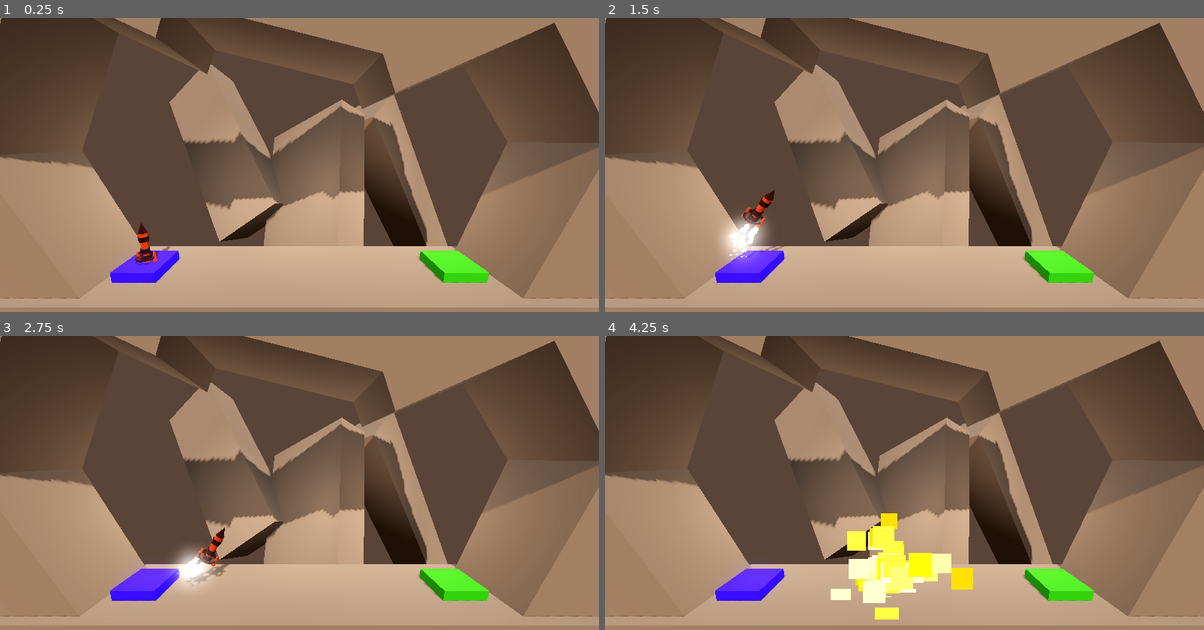
Above: before the commit, frames 1-4 (two rows, left to right).
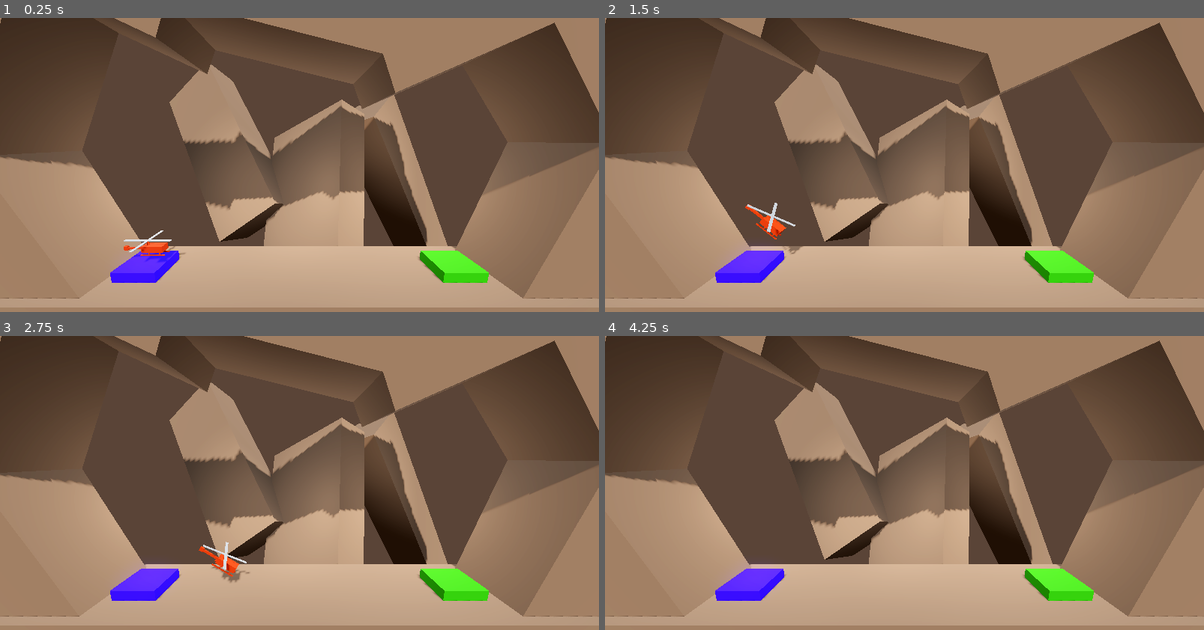
Above: after the commit, the same moments.

Repository: jsonify/rocket
Game: Godot game, scene res://Level/level.tscn
Two runs of this game, one before a commit and one after it. Both use one fixed random seed, a clock stepped at 60 frames per second and the inputs below.
Inputs:
- Up to frame 1 (0.25 s): no input
- Up to frame 2 (1.5 s): hold Right (rotate_right) 0.53-1.28 s; hold Space (boost) 0.53-1.28 s; hold Left (rotate_left) from 1.28 s (still down); tap Space (boost) at 1.35 s
- Up to frame 3 (2.75 s): release Left (rotate_left) at 2.03 s; hold Right (rotate_right) from 2.03 s (still down); hold Space (boost) from 2.03 s (still down)
- Up to frame 4 (4.25 s): release Space (boost) at 2.78 s; tap Space (boost) at 2.85 s; release Right (rotate_right) at 3.53 s; hold Left (rotate_left) from 3.53 s (still down); hold Space (boost) from 3.53 s (still down)

The runs differ from the first frame. In frame 1, 0.6% of the frame differs, in the area x 20-31%, y 69-85%; in frame 2, 1.4%; in frame 3, 1.3%; in frame 4, 3.3%, in the area x 37-62%, y 60-97%.

Commit message:
Changing to a helicoptor theme

Diff:
--- a/Level/level.tscn
+++ b/Level/level.tscn
@@ -14,7 +14,7 @@
 
 [node name="Ground" parent="." instance=ExtResource("1_suiyt")]
 
-[node name="LaunchPad" type="CSGBox3D" parent="."]
+[node name="LaunchPad" type="CSGBox3D" parent="." groups=["LaunchPad"]]
 transform = Transform3D(1, 0, 0, 0, 1, 0, 0, 0, 1, -7.5, 0.25, 0)
 use_collision = true
 size = Vector3(2, 0.5, 2)
--- a/player.gd
+++ b/player.gd
@@ -1,32 +1,36 @@
 extends RigidBody3D
 
-## How much vertical force to apply when moving.
 @export_range(750.0, 3500.0) var thrust := 1000.0
 @export var torque_thrust := 100.0
+@export var rotor_speed := 5.0
 
-@onready var explosion_audio: AudioStreamPlayer = $ExplosionAudio
-@onready var success_audio: AudioStreamPlayer = $SuccessAudio
 @onready var rocket_audio: AudioStreamPlayer3D = $RocketAudio
 @onready var booster_particles: GPUParticles3D = $BoosterParticles
 @onready var right_booster_particles: GPUParticles3D = $RightBoosterParticles
 @onready var left_booster_particles: GPUParticles3D = $LeftBoosterParticles
-@onready var explosion_particles: GPUParticles3D = $ExplosionParticles
-@onready var success_particles: GPUParticles3D = $SuccessParticles
-@onready var rocket_body: Node3D = $RocketBody
-
+@onready var helicoptor_body: Node3D = $HelicoptorBody
+@onready var rotor: Node3D = $HelicoptorBody/Rotor
 
 var is_transitioning := false
+var rotors_active := false
+var initial_rotor_y_rotation: float
+var can_restart_rotor := true
 
-# Called every frame. 'delta' is the elapsed time since the previous frame.
+func _ready():
+	initial_rotor_y_rotation = rotor.rotation.y
+	print("Initial rotor Y rotation: ", initial_rotor_y_rotation)
+
 func _process(delta: float) -> void:
 	if Input.is_action_pressed("boost"):
+		if can_restart_rotor and not rotors_active:
+			start_rotor()
 		apply_central_force(basis.y * delta * thrust)
 		booster_particles.emitting = true
-		if !rocket_audio.playing:
-			rocket_audio.play()
 	else:
 		booster_particles.emitting = false
-		rocket_audio.stop()
+
+	if rotors_active:
+		rotate_rotors(delta)
 
 	if Input.is_action_pressed("rotate_left"):
 		apply_torque(Vector3(0.0, 0.0, torque_thrust * delta))
@@ -40,28 +44,30 @@
 	else:
 		left_booster_particles.emitting = false
 
-
 	if Input.is_action_just_pressed("restart"):
 		get_tree().reload_current_scene()
 
+func rotate_rotors(delta: float):
+	rotor.rotate_y(delta * rotor_speed)
+
+func stop_rotors(delta):
+	pass
 
 func _on_body_entered(body: Node) -> void:
 	if not is_transitioning:
 		if "Goal" in body.get_groups():
 			complete_level(body.file_path)
-
 		if "Hazard" in body.get_groups():
 			crash_sequence()
+		if "LaunchPad" in body.get_groups():
+			land()
 
 func crash_sequence():
 	print("YOU LOST IT!")
-	#rocket_body.set_deferred("visible", false)
-	rocket_body.visible = false
+	helicoptor_body.visible = false
 	right_booster_particles.visible = false
 	left_booster_particles.visible = false
 	booster_particles.visible = false
-	explosion_particles.emitting = true
-	explosion_audio.play()
 	set_process(false)
 	is_transitioning = true
 	var tween = create_tween()
@@ -70,12 +76,23 @@
 
 func complete_level(next_level_file: String):
 	print("Level Complete")
-	success_particles.emitting = true
-	success_audio.play()
 	set_process(false)
 	is_transitioning = true
 	var tween = create_tween()
 	tween.tween_interval(1.5)
-	tween.tween_callback(
-		get_tree().change_scene_to_file.bind(next_level_file)
-	)
+	tween.tween_callback(get_tree().change_scene_to_file.bind(next_level_file))
+
+func land():
+	if rotor.rotation.y != 0:
+		var tween = create_tween()
+		tween.tween_property(self, "rotor_speed", 0, 1.0)
+		tween.tween_callback(func():
+			rotors_active = false
+			can_restart_rotor = true
+		)
+
+func start_rotor():
+	rotors_active = true
+	can_restart_rotor = false
+	var tween = create_tween()
+	tween.tween_property(self, "rotor_speed", 25.0, 0.5)
--- a/player.tscn
+++ b/player.tscn
@@ -1,58 +1,37 @@
-[gd_scene load_steps=20 format=3 uid="uid://pe20ipdc1u1y"]
+[gd_scene load_steps=15 format=3 uid="uid://pe20ipdc1u1y"]
 
 [ext_resource type="Script" path="res://player.gd" id="1_4oxyg"]
 [ext_resource type="AudioStream" uid="uid://c3f1p2jmrxoyn" path="res://Audio/SFX - Death Explosion.ogg" id="2_4kw30"]
 [ext_resource type="Material" uid="uid://d3jwuhmj6iea2" path="res://ShipRedMaterial.tres" id="2_uly8q"]
 [ext_resource type="AudioStream" uid="uid://bo0g10arlfpjt" path="res://Audio/SFX - Success.ogg" id="3_lyep8"]
-[ext_resource type="Material" uid="uid://5g41armmkjlk" path="res://ShipDarkRedMaterial.tres" id="3_qmw77"]
 [ext_resource type="AudioStream" uid="uid://bngoqyhjeh8bd" path="res://Audio/SFX - Main engine thrust.ogg" id="4_6sobr"]
 [ext_resource type="PackedScene" uid="uid://ux6ivcx1ovdp" path="res://Particles/booster_particles.tscn" id="5_aa4ex"]
-[ext_resource type="PackedScene" uid="uid://dcecb8hw7dbrv" path="res://Particles/explosion_particles.tscn" id="6_00ii6"]
-[ext_resource type="PackedScene" uid="uid://jfwajmrh6ca7" path="res://Particles/success_particles.tscn" id="7_e76bk"]
 
-[sub_resource type="CylinderMesh" id="CylinderMesh_3sng6"]
-top_radius = 0.2
-bottom_radius = 0.1
-height = 1.5
+[sub_resource type="BoxMesh" id="BoxMesh_uhnwv"]
+size = Vector3(1, 0.3, 0.5)
 
-[sub_resource type="CylinderMesh" id="CylinderMesh_3kmrd"]
-top_radius = 0.0
-bottom_radius = 0.2
-height = 0.5
+[sub_resource type="CylinderMesh" id="CylinderMesh_fvykb"]
+top_radius = 0.025
+bottom_radius = 0.075
+height = 0.2
 
-[sub_resource type="CylinderMesh" id="CylinderMesh_lt5v3"]
-top_radius = 0.2
-bottom_radius = 0.18
-height = 0.25
+[sub_resource type="BoxMesh" id="BoxMesh_n2q2v"]
+size = Vector3(0.8, 0.1, 0.1)
 
-[sub_resource type="CylinderMesh" id="CylinderMesh_64fji"]
-top_radius = 0.23
-bottom_radius = 0.21
-height = 0.25
+[sub_resource type="BoxMesh" id="BoxMesh_ulice"]
+size = Vector3(1.15, 0.05, 0.05)
 
-[sub_resource type="CylinderMesh" id="CylinderMesh_ail06"]
-top_radius = 0.23
-bottom_radius = 0.21
-height = 0.25
+[sub_resource type="BoxMesh" id="BoxMesh_qjofy"]
+size = Vector3(0.05, 0.2, 0.025)
 
-[sub_resource type="CylinderMesh" id="CylinderMesh_656c2"]
-top_radius = 0.05
-bottom_radius = 0.1
-height = 0.5
+[sub_resource type="BoxMesh" id="BoxMesh_hevn8"]
+size = Vector3(0.2, 0.2, 0.1)
 
-[sub_resource type="CylinderMesh" id="CylinderMesh_ss6bq"]
-top_radius = 0.1
-bottom_radius = 0.2
-height = 0.25
+[sub_resource type="BoxMesh" id="BoxMesh_x2aer"]
+size = Vector3(2.25, 0.02, 0.14)
 
-[sub_resource type="TorusMesh" id="TorusMesh_p0ns3"]
-inner_radius = 0.35
-outer_radius = 0.45
-
-[sub_resource type="BoxMesh" id="BoxMesh_5m5j2"]
-size = Vector3(0.1, 0.5, 0.025)
-
-[sub_resource type="CylinderShape3D" id="CylinderShape3D_wlxpv"]
+[sub_resource type="BoxShape3D" id="BoxShape3D_eo5au"]
+size = Vector3(2.03467, 0.718262, 0.5)
 
 [node name="Player" type="RigidBody3D"]
 transform = Transform3D(1, 0, 0, 0, 1, 0, 0, 0, 1, 0, -0.610655, 0)
@@ -64,72 +43,75 @@
 linear_damp = 1.0
 angular_damp = 3.0
 script = ExtResource("1_4oxyg")
+rotor_speed = 20.0
 
-[node name="RocketBody" type="Node3D" parent="."]
+[node name="HelicoptorBody" type="Node3D" parent="."]
 
-[node name="Body" type="MeshInstance3D" parent="RocketBody"]
-transform = Transform3D(1, 0, 0, 0, 1, 0, 0, 0, 1, 0, -0.25, 0)
+[node name="Body" type="MeshInstance3D" parent="HelicoptorBody"]
+transform = Transform3D(1, 0, 0, 0, 1, 0, 0, 0, 1, 0.472166, -0.214688, 0)
 material_override = ExtResource("2_uly8q")
-mesh = SubResource("CylinderMesh_3sng6")
+mesh = SubResource("BoxMesh_uhnwv")
 
-[node name="Cockpit" type="MeshInstance3D" parent="RocketBody/Body"]
-transform = Transform3D(1, 0, 0, 0, 1, 0, 0, 0, 1, 0, 1, 0)
-material_override = ExtResource("3_qmw77")
-mesh = SubResource("CylinderMesh_3kmrd")
+[node name="Body2" type="MeshInstance3D" parent="HelicoptorBody"]
+transform = Transform3D(1, 0, 0, 0, 1, 0, 0, 0, 1, 0.186059, 0.0396317, 0)
+material_override = ExtResource("2_uly8q")
+mesh = SubResource("CylinderMesh_fvykb")
+
+[node name="Tail" type="MeshInstance3D" parent="HelicoptorBody"]
+transform = Transform3D(1, 0, 0, 0, 1, 0, 0, 0, 1, -0.418879, -0.25, 0)
+material_override = ExtResource("2_uly8q")
+mesh = SubResource("BoxMesh_n2q2v")
+
+[node name="Skid1" type="MeshInstance3D" parent="HelicoptorBody"]
+transform = Transform3D(1, 0, 0, 0, 1, 0, 0, 0, 1, 0.457954, -0.527826, -0.2)
+material_override = ExtResource("2_uly8q")
+mesh = SubResource("BoxMesh_ulice")
+
+[node name="SkidArm1" type="MeshInstance3D" parent="HelicoptorBody"]
+transform = Transform3D(1, 0, 0, 0, 1, 0, 0, 0, 1, 0.287654, -0.423809, -0.2)
+material_override = ExtResource("2_uly8q")
+mesh = SubResource("BoxMesh_qjofy")
+
+[node name="SkidArm2" type="MeshInstance3D" parent="HelicoptorBody"]
+transform = Transform3D(1, 0, 0, 0, 1, 0, 0, 0, 1, 0.809662, -0.423809, -0.2)
+material_override = ExtResource("2_uly8q")
+mesh = SubResource("BoxMesh_qjofy")
+
+[node name="Skid2" type="MeshInstance3D" parent="HelicoptorBody"]
+transform = Transform3D(1, 0, 0, 0, 1, 0, 0, 0, 1, 0.457954, -0.527826, 0.2)
+material_override = ExtResource("2_uly8q")
+mesh = SubResource("BoxMesh_ulice")
+
+[node name="SkidArm3" type="MeshInstance3D" parent="HelicoptorBody"]
+transform = Transform3D(1, 0, 0, 0, 1, 0, 0, 0, 1, 0.287654, -0.423809, 0.2)
+material_override = ExtResource("2_uly8q")
+mesh = SubResource("BoxMesh_qjofy")
+
+[node name="SkidArm4" type="MeshInstance3D" parent="HelicoptorBody"]
+transform = Transform3D(1, 0, 0, 0, 1, 0, 0, 0, 1, 0.809662, -0.423809, 0.2)
+material_override = ExtResource("2_uly8q")
+mesh = SubResource("BoxMesh_qjofy")
+
+[node name="RearRotor" type="MeshInstance3D" parent="HelicoptorBody"]
+transform = Transform3D(1, 0, 0, 0, 1, 0, 0, 0, 1, -0.899135, -0.25, 0)
+material_override = ExtResource("2_uly8q")
+mesh = SubResource("BoxMesh_hevn8")
+
+[node name="Rotor" type="Node3D" parent="HelicoptorBody"]
+transform = Transform3D(1, 0, 0, 0, 1, 0, 0, 0, 1, 0.182959, 0.145217, 0)
+
+[node name="Blade1" type="MeshInstance3D" parent="HelicoptorBody/Rotor"]
+mesh = SubResource("BoxMesh_x2aer")
 skeleton = NodePath("../..")
 
-[node name="ThrusterConnector" type="MeshInstance3D" parent="RocketBody/Body"]
-transform = Transform3D(1, 0, 0, 0, 1, 0, 0, 0, 1, 0, -0.174163, 0)
-material_override = ExtResource("3_qmw77")
-mesh = SubResource("CylinderMesh_lt5v3")
+[node name="Blade2" type="MeshInstance3D" parent="HelicoptorBody/Rotor"]
+transform = Transform3D(-4.37114e-08, 0, 1, 0, 1, 0, -1, 0, -4.37114e-08, 0, 0, 0)
+mesh = SubResource("BoxMesh_x2aer")
 skeleton = NodePath("../..")
 
-[node name="BodyRing1" type="MeshInstance3D" parent="RocketBody/Body"]
-transform = Transform3D(1, 0, 0, 0, 1, 0, 0, 0, 1, 0, 0.443158, 0)
-material_override = ExtResource("3_qmw77")
-mesh = SubResource("CylinderMesh_64fji")
-skeleton = NodePath("../..")
-
-[node name="ThrusterBody" type="MeshInstance3D" parent="RocketBody/Body"]
-transform = Transform3D(1, 0, 0, 0, 1, 0, 0, 0, 1, 0, -0.530539, 0)
-material_override = ExtResource("3_qmw77")
-mesh = SubResource("CylinderMesh_ail06")
-skeleton = NodePath("../..")
-
-[node name="LeftThruster" type="MeshInstance3D" parent="RocketBody/Body"]
-transform = Transform3D(1, 0, 0, 0, 1, 0, 0, 0, 1, -0.4, -0.5, 0)
-material_override = ExtResource("2_uly8q")
-mesh = SubResource("CylinderMesh_656c2")
-skeleton = NodePath("../..")
-
-[node name="RightThruster" type="MeshInstance3D" parent="RocketBody/Body"]
-transform = Transform3D(1, 0, 0, 0, 1, 0, 0, 0, 1, 0.4, -0.5, 0)
-material_override = ExtResource("2_uly8q")
-mesh = SubResource("CylinderMesh_656c2")
-skeleton = NodePath("../..")
-
-[node name="CenterThruster" type="MeshInstance3D" parent="RocketBody/Body"]
-transform = Transform3D(1, 0, 0, 0, 1, 0, 0, 0, 1, 0, -0.620088, 0)
-material_override = ExtResource("2_uly8q")
-mesh = SubResource("CylinderMesh_ss6bq")
-
-[node name="ThrustRing" type="MeshInstance3D" parent="RocketBody/Body"]
-transform = Transform3D(1, 0, 0, 0, 1, 0, 0, 0, 1, 0, -0.517436, 0)
-material_override = ExtResource("3_qmw77")
-mesh = SubResource("TorusMesh_p0ns3")
-
-[node name="LeftThrusterArm" type="MeshInstance3D" parent="RocketBody/Body"]
-transform = Transform3D(0.61993, 0.784657, 0, -0.784657, 0.61993, 0, 0, 0, 1, -0.194638, -0.216357, 0)
-material_override = ExtResource("3_qmw77")
-mesh = SubResource("BoxMesh_5m5j2")
-
-[node name="LeftThrusterArm2" type="MeshInstance3D" parent="RocketBody/Body"]
-transform = Transform3D(0.619779, -0.784776, 0, 0.784776, 0.619779, 0, 0, 0, 1, 0.195, -0.216, 0)
-material_override = ExtResource("3_qmw77")
-mesh = SubResource("BoxMesh_5m5j2")
-
-[node name="CollisionShape3D" type="CollisionShape3D" parent="."]
-shape = SubResource("CylinderShape3D_wlxpv")
+[node name="CollisionShape3D2" type="CollisionShape3D" parent="."]
+transform = Transform3D(1, 0, 0, 0, 1, 0, 0, 0, 1, 0.017334, -0.195068, 0)
+shape = SubResource("BoxShape3D_eo5au")
 
 [node name="ExplosionAudio" type="AudioStreamPlayer" parent="."]
 stream = ExtResource("2_4kw30")
@@ -142,16 +124,14 @@
 
 [node name="BoosterParticles" parent="." instance=ExtResource("5_aa4ex")]
 transform = Transform3D(1, 0, 0, 0, 1, 0, 0, 0, 1, 0, -1, 0)
+visible = false
 
 [node name="RightBoosterParticles" parent="." instance=ExtResource("5_aa4ex")]
 transform = Transform3D(1, 0, 0, 0, 1, 0, 0, 0, 1, 0.4, -1, 0)
+visible = false
 
 [node name="LeftBoosterParticles" parent="." instance=ExtResource("5_aa4ex")]
 transform = Transform3D(1, 0, 0, 0, 1, 0, 0, 0, 1, -0.4, -1, 0)
-
-[node name="ExplosionParticles" parent="." instance=ExtResource("6_00ii6")]
-fract_delta = false
-
-[node name="SuccessParticles" parent="." instance=ExtResource("7_e76bk")]
+visible = false
 
 [connection signal="body_entered" from="." to="." method="_on_body_entered"]
